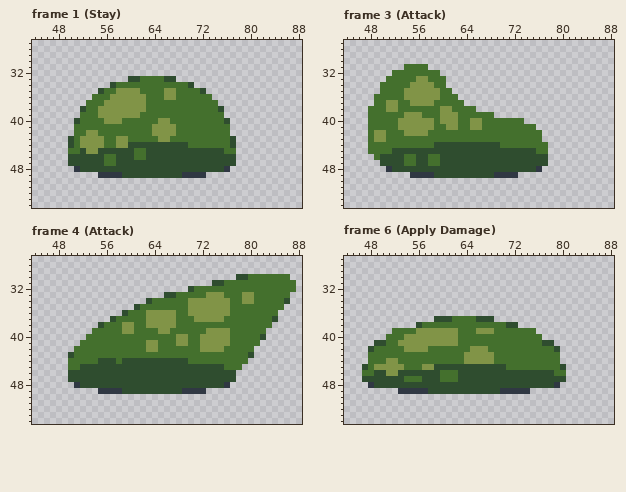
One commit to this pixel-art file: Assets/Graphics/Characters/Slime Mid/Slime Middle.aseprite. This is how it looked before the edit.
128x64 pixels, 6 frames. Shown: frame 1 (Stay): x 44..88, y 27..54; frame 3 (Attack): x 44..88, y 27..54; frame 4 (Attack): x 44..88, y 27..54; frame 6 (Apply Damage): x 44..88, y 27..54. The commit also changed other frames, which this record leaves out.
Once edited:
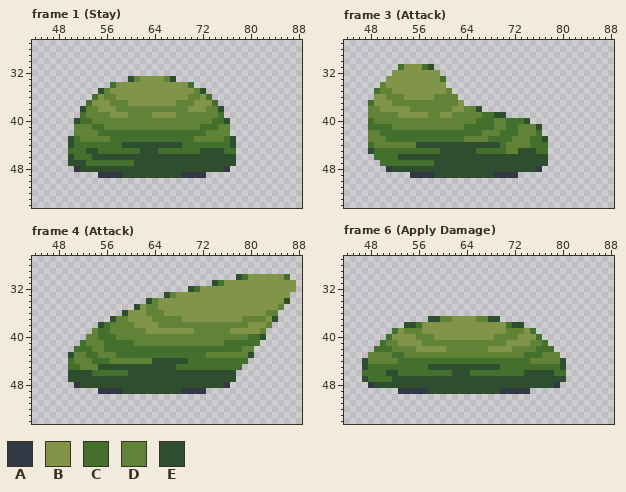
Palette (. is transparent): A #303843  B #819447  C #44702d  D #618338  E #2f4d2f
Commit message: slimes sprites and animations updated
Change:
Frame 1 (Stay):
y 33: x 61..66 ECCCCE -> DBBBBD
y 34: x 57..70 ECCCCCCCCCCCCE -> CBBBBBBBBBBBBC
y 35: x 56..57 CC -> DB; x 62..65 CCCC -> BBBB; x 68..71 CCCC -> BBBD
y 36: x 55..57 CCB -> BDD; x 63..65 CCC -> BBB; x 68..72 CCCCC -> BBDDB
y 37: x 54..55 CC -> BB; x 57..59 BBB -> DDD; x 63..73 CCCCCCCCCCC -> BBBBBDDDBBB
y 38: x 53..54 CC -> DD; x 58..74 BBBBBCCCCCCCCCCCC -> DDDDDDDDDDDDBBBDD
y 39: x 53..56 CCBB -> DDDD; x 60..74 BBCCCCCCCCCCCCC -> DDDDBBBBDDDDDDD
y 40: x 54..73 CCBBBCCCCCCBBCCCCCCC -> DDDDDDDDDDDDDDDDDDDD
y 41: x 51..53 CCC -> DDD; x 56..71 CCCCCCCCBBBBCCCC -> DDDDDDDDDDDDDDDD; x 75..76 CC -> DD
y 42: x 51..54 CCBB -> DDDD; x 64..67 BBBB -> CCCC; x 73..76 CCCC -> DDDD
y 43: x 52..56 BBBBC -> DDDDD; x 58..59 BB -> CC; x 65..66 BB -> CC; x 71..75 CCCCC -> DDDDD
y 44: x 52..55 BBBB -> CCCC; x 58..59 BB -> CE; x 69 E -> C
y 45: x 52..60 EBBEEEEEE -> CEECCCCCC; x 62 C -> E; x 65..71 EEEEEEE -> CCCCCCC
y 46: x 51..53 EEE -> CCC; x 56..57 CC -> EE; x 61..62 CC -> EE
y 47: x 53..55 EEE -> CCC; x 58..60 EEE -> CCC
Frame 3 (Attack):
y 31: x 53..56 .CCC -> CBBB; x 58 . -> E
y 32: x 52..59 CCCCCCCC -> BBBBBBBB
y 33: x 51..55 CCCCC -> BBBBB; x 58..59 CC -> BB
y 34: x 50..54 CCCCC -> DBBBB; x 59..60 CC -> BB
y 35: x 49..53 .CCCC -> CDDBB; x 60..61 CC -> BD
y 36: x 49..53 CCCCC -> BBDDD; x 59..62 BCCC -> DDDD
y 37: x 48..50 .CC -> CBB; x 52..63 BCCBBBBCCCCC -> DDDDDDDDDDDB
y 38: x 48..50 CCC -> DDB; x 53..66 CCCCCCCBBCCCC. -> BBDDDDDDDBBDDE
y 39: x 48..53 CCCCCC -> DDDDDB; x 57..59 CCC -> BDD; x 62..66 BCCCC -> DDDDD; x 69..70 .. -> EE
y 40: x 49..66 CCCCBBBBBBCBBBCCBB -> DDDDDDDDDDDDDDDDDC; x 69..70 CC -> DD; x 74 . -> E
y 41: x 52..63 CBBBBBBCCBBC -> DDDDDDDDDDDD; x 65..66 BB -> CC; x 69..70 CC -> DD; x 73..76 CCC. -> DDDE
y 42: x 48..50 CBB -> DDC; x 54..57 BBBB -> CCCC; x 67..69 CCC -> DDD; x 73..75 CCC -> DDD
y 43: x 48..50 CBB -> DDD; x 64..67 CCCC -> DDDD; x 72..74 CCC -> DDD; x 77 . -> E
y 44: x 49..58 CCCCCCCCCC -> DDDDDDDEEE; x 71..74 CCCC -> DDDD
y 45: x 48 C -> E; x 52..59 EEEEEEEE -> CCCCCCCC; x 66..72 EEEEEEE -> CCCCCDD
y 46: x 50..52 EEE -> CCC; x 54..55 CC -> EE; x 58..59 CC -> EE
y 47: x 50..53 EEEE -> CCCC; x 56..57 EE -> CC; x 59 C -> E
Frame 4 (Attack):
y 30: x 79..85 ECCCCCC -> CBBBBBB
y 31: x 75..87 ECCCCCCCCCCCC -> CBBBBBBBBBBBB
y 32: x 72..87 CCCCCCCCCCCCCCCC -> BBBBBBBBBBBBBBBB
y 33: x 67..72 ECCCCC -> DBBBBB; x 76..78 CCC -> BBB; x 81..86 CCCCCC -> BBBBBB
y 34: x 64..69 CCCCCC -> DBBBBB; x 77..78 CC -> BB; x 81..85 CCCCC -> BBBBB
y 35: x 62..69 CCCCCCCC -> BDDBBBBB; x 77..85 CCCCCCCCC -> BBBBBBBBD
y 36: x 60..65 CCCBBB -> BBBDDD; x 68..69 CC -> BB; x 77..84 CCCCCCCC -> BBBBBBDD
y 37: x 58..62 CCCCC -> DDBBB; x 64..70 BBBBCCC -> DDDDDBB; x 76..83 CCCCCCCC -> BBBDDDDB
y 38: x 57..62 CCBBCC -> DDDDBB; x 65..83 BBBCCCCCCCCCCCCCCCC -> DDDDDDDDDDDDDDDBBBD
y 39: x 54 C -> D; x 57..64 CCBBCCCC -> DDDDDDBB; x 67..82 CCCCCCBBBBCCCCCC -> BBBBDDDDDDBBBBBD
y 40: x 53..54 CC -> DD; x 58..79 CCCCCCCCCCBBCCBBBBBCCC -> DDDDDDDDDDDDDDDDDDDDDD
y 41: x 53..55 CCC -> DDD; x 61..76 CCBBCCCBBCCBBBBB -> DDDDDDDDDDDDDDDC
y 42: x 54..55 CC -> DD; x 63..64 BB -> CC; x 72..75 BBBB -> CCCC; x 79..80 CC -> DD
y 43: x 51..52 CC -> DD; x 55..57 CCC -> DDD; x 73..79 CCCCCCC -> DDDDDDD
y 44: x 51..53 CCC -> DDD; x 55..63 EEECEEEEE -> CCDDDDDDD
y 45: x 52..54 EEE -> DDD; x 68..75 EEEEEEEE -> CCCCCCCC
y 46: x 54..59 EEEEEE -> CCCCCC
Frame 6 (Apply Damage):
y 37: x 58 . -> E; x 60..67 EECCCCEE -> DDBBBBDD; x 69 . -> E
y 38: x 54..71 ..ECCCCCCCCCCCCCCE -> EECBBBBBBBBBBBBBBC; x 73 . -> E
y 39: x 53..56 CCCB -> BDDD; x 63..65 CCC -> BBB; x 69..74 CCCCCC -> BBDDDB
y 40: x 52..53 CC -> BB; x 56..58 BBB -> DDD; x 63..75 CCCCCCCCCCCCC -> BBBBBBDDDDBBB
y 41: x 49..52 EECC -> .CDD; x 57..78 BBBBBBCCCCCCCCCCCCCCEE -> DDDDDDDDDDDDDDBBBBDDC.
y 42: x 48 E -> .; x 52..55 CCBB -> DDDD; x 58..75 CCCCCCCBBBCCCCCCCC -> BBBDDDDDDDBBBBDDDD; x 79 E -> .
y 43: x 48..51 CCCC -> DDDD; x 54..73 CCCCCCCCCCBBBBBCCCCC -> DDDDDDDDDDDDDDDDDDDD; x 77..79 CCC -> DDD
y 44: x 47..52 .CCCBB -> EDDDDD; x 64..68 BBBBB -> CCCCC; x 75..80 CCCCC. -> DDDDDE
y 45: x 49..53 BBBBB -> CCCCC; x 57..58 BB -> CE; x 70 E -> C
y 46: x 49..59 EEBBEEEEEEE -> CCEECCCCCCC; x 62 C -> E; x 65..73 EEEEEEEEE -> CCCCCCCCC
y 47: x 48..51 EEEE -> CCCC; x 54..56 CCC -> EEE; x 60..62 CCC -> EEE
